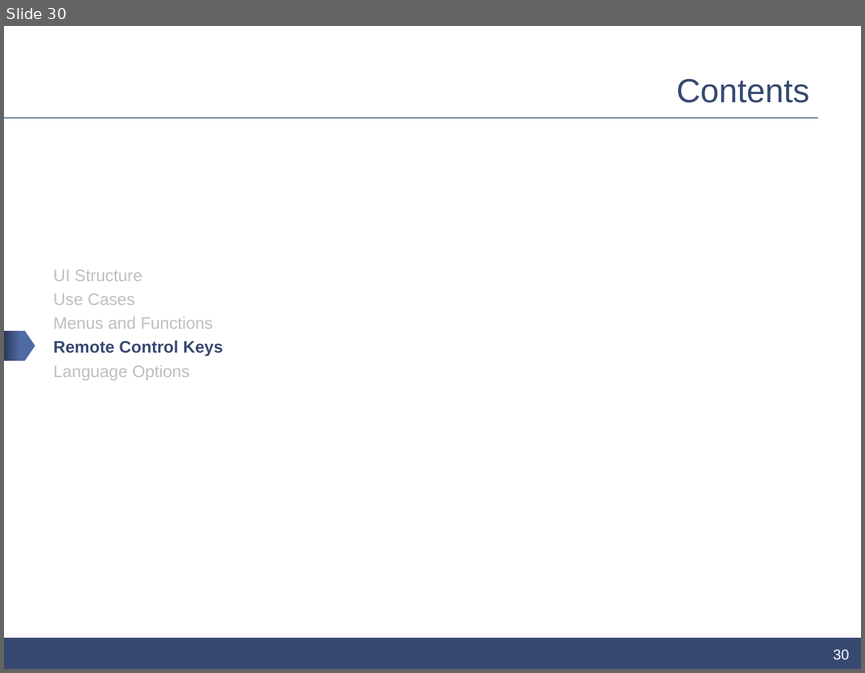
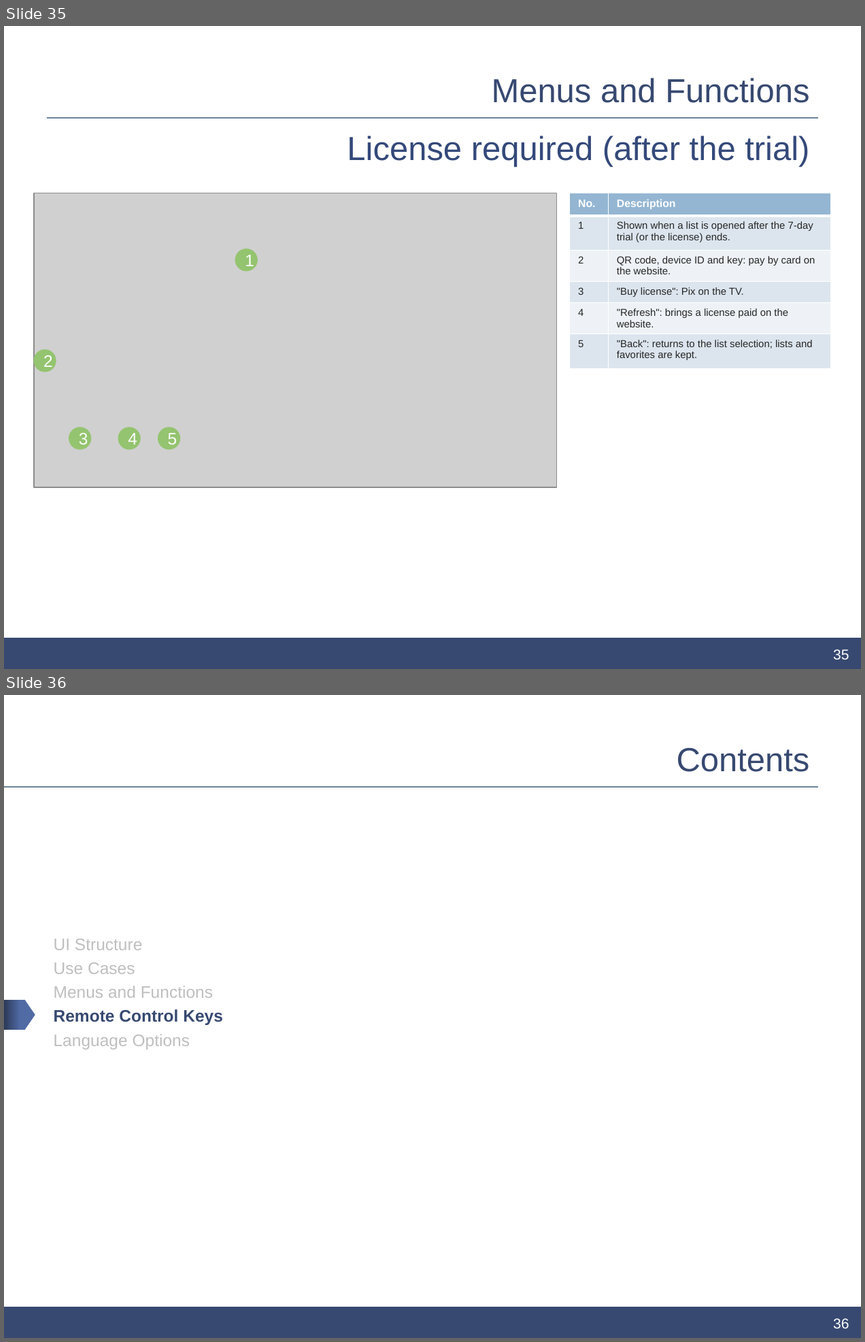
Before and after one commit to johnosd/ccplaytv, a slide deck: release/samsung/kit/ui-description/CCPlayTV_UI_Description_0.2.1.pptx. Shown one above the other, each under a label of ours: slide 30 before the commit, slides 35 and 36 after it. The pictures are 865x673 and 865x1342 pixels, drawn with LibreOffice and Linux fonts; fonts in the diff are those of the drawing; grey boxes stand for pictures; background and template pictures are left out. Boxes give left, top, right and bottom in pixels: in the first picture for what was removed or moved away, otherwise in the second. Text is boxed around its words. In the diff, an @@ line names an element or a change of style, - is before the commit and + after.

```diff
--- a/release/samsung/kit/ui-description/CCPlayTV_UI_Description_0.2.1.pptx
+++ b/release/samsung/kit/ui-description/CCPlayTV_UI_Description_0.2.1.pptx
@@ slide 35 added at (x1=4, y1=26, x2=861, y2=669), background #FFFFFF; not listed: 2 template elements that a slide beside it also shows @@
@@ title added at (x1=492, y1=78, x2=809, y2=103), 28 pt, text #374971 @@
+Menus and Functions
@@ text added at (x1=347, y1=135, x2=809, y2=167), 28 pt, text #34497A @@
+License required (after the trial)
@@ picture added at (x1=34, y1=193, x2=557, y2=487) @@
@@ table added at (x1=570, y1=193, x2=831, y2=386), 6 rows, 2 columns @@
+No. | Description
+1 | Shown when a list is opened after the 7-day trial (or the license) ends.
+2 | QR code, device ID and key: pay by card on the website.
+3 | "Buy license": Pix on the TV.
+4 | "Refresh": brings a license paid on the website.
+5 | "Back": returns to the list selection; lists and favorites are kept.
@@ ellipse added at (x1=236, y1=250, x2=257, y2=270), fill #94C46F, outline #94C46F 2 pt, 14 pt, text #FFFFFF @@
+1
@@ ellipse added at (x1=35, y1=351, x2=56, y2=371), fill #94C46F, outline #94C46F 2 pt, 14 pt, text #FFFFFF @@
+2
@@ ellipse added at (x1=70, y1=428, x2=90, y2=448), fill #94C46F, outline #94C46F 2 pt, 14 pt, text #FFFFFF @@
+3
@@ ellipse added at (x1=119, y1=428, x2=139, y2=448), fill #94C46F, outline #94C46F 2 pt, 14 pt, text #FFFFFF @@
+4
@@ ellipse added at (x1=159, y1=428, x2=179, y2=448), fill #94C46F, outline #94C46F 2 pt, 14 pt, text #FFFFFF @@
+5
@@ page number added at (x1=833, y1=649, x2=849, y2=659), 12 pt, text #FFFFFF @@
+35
@@ what was slide 30 is now slide 36 @@
@@ page number at (x1=833, y1=1318, x2=849, y2=1328): text changed @@
-30
+36
```
Also in this commit, not shown: 8 slides changed, 5 other slides added, 30 other files.
